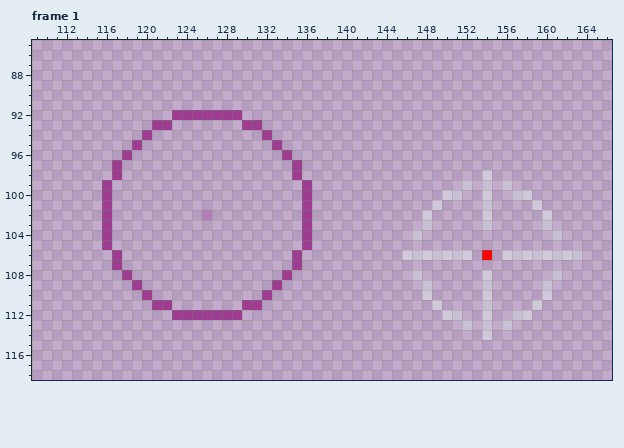
Pixel-art file, stored at Game/CrimsonDraft/Assets/Art/Sprites/UI/UI_CrimsonDraft.aseprite. Above: the version before the commit.
640x264 pixels, 7 frames. Shown: frame 1: x 109..166, y 85..118. The commit also changed other frames or places, which this record leaves out.
After the commit:
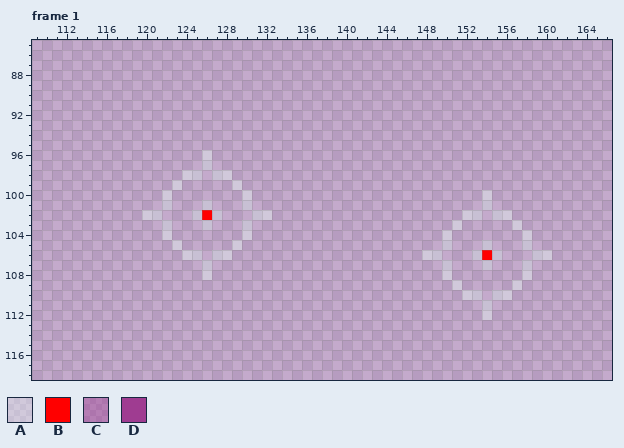
Palette (. is transparent): A #e3f5f168  B #ff0000  C #9f3c9167  D #9f3c91
Edits made:
--- frame 1, layer "UISpritesheet"
@@ x 109..166 @@
  91 ..........................................................
- 92 ..............DDDDDDD.....................................
- 93 ............DD.......DD...................................
- 94 ...........D...........D..................................
- 95 ..........D.............D.................................
- 96 .........D...............D................................
- 97 ........D.................D...............................
- 98 ........D.................D..................A............
- 99 .......D...................D...............A.A.A..........
-100 .......D...................D.............AA..A..AA........
-101 .......D...................D............A....A....A.......
-102 .......D.........C.........D...........A.....A.....A......
-103 .......D...................D...........A.....A.....A......
-104 .......D...................D..........A.............A.....
-105 .......D...................D..............................
-106 ........D.................D..........AAAAAAA.B.AAAAAAAA...
-107 ........D.................D...............................
-108 .........D...............D............A......A......A.....
-109 ..........D.............D..............A.....A.....A......
-110 ...........D...........D...............A.....A.....A......
-111 ............DD.......DD.................A....A....A.......
-112 ..............DDDDDDD....................AA..A..AA........
-113 ...........................................A.A.A..........
-114 .............................................A............
+ 92 ..........................................................
+ 93 ..........................................................
+ 94 ..........................................................
+ 95 ..........................................................
+ 96 .................A........................................
+ 97 .................A........................................
+ 98 ...............AA.AA......................................
+ 99 ..............A.....A.....................................
+100 .............A.......A.......................A............
+101 .............A...A...A.......................A............
+102 ...........AA...ABA...AA...................AA.AA..........
+103 .............A...A...A....................A.....A.........
+104 .............A.......A...................A.......A........
+105 ..............A.....A....................A...A...A........
+106 ...............AA.AA...................AA...ABA...AA......
+107 .................A.......................A...A...A........
+108 .................A.......................A.......A........
+109 ..........................................A.....A.........
+110 ...........................................AA.AA..........
+111 .............................................A............
+112 .............................................A............
+113 ..........................................................
+114 ..........................................................
 115 ..........................................................
